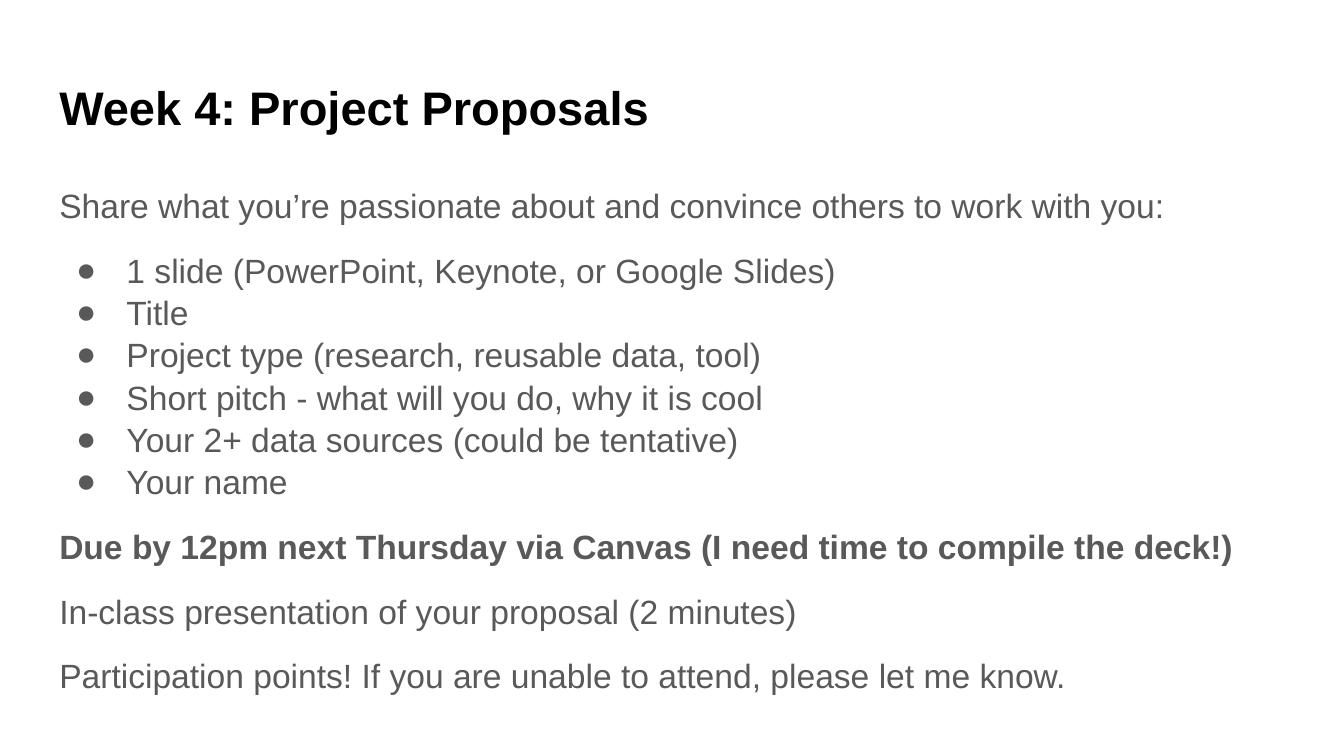
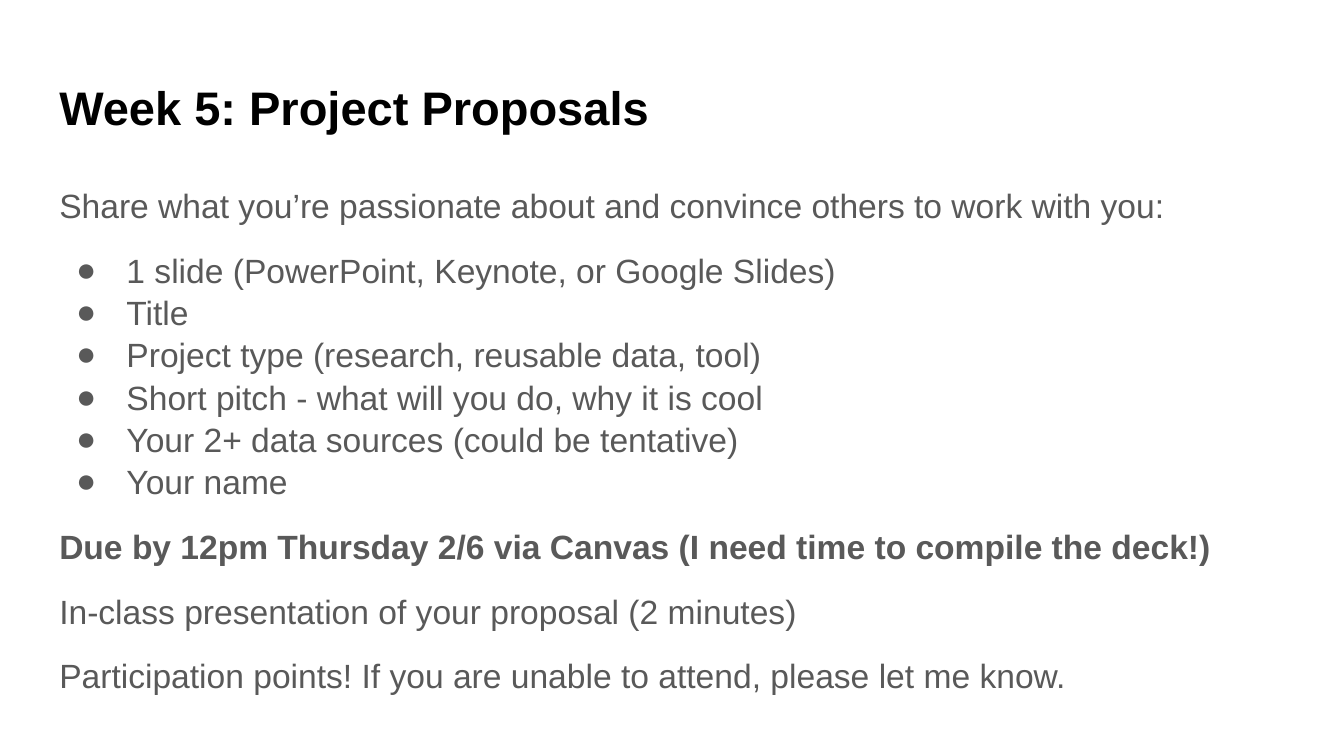
Before and after one commit to UWDATA515/lecture-materials, a slide deck: slide 10 of 03/DATA515_03_Project.pptx (slide 9 before the commit). Drawn at 1344x756 pixels with LibreOffice and Linux fonts; fonts in the diff are those of the drawing; background and template pictures are left out. Boxes give left, top, right and bottom in pixels: in the first picture for what was removed or moved away, otherwise in the second. Text is boxed around its words. In the diff, an @@ line names an element or a change of style, - is before the commit and + after.

```diff
--- a/03/DATA515_03_Project.pptx
+++ b/03/DATA515_03_Project.pptx
@@ title at box(59, 91, 649, 134): text changed @@
-Week 4: Project Proposals
+Week 5: Project Proposals
@@ text at box(59, 534, 1210, 565): text changed @@
-Due by 12pm next Thursday via Canvas (I need time to compile the deck!)
+Due by 12pm Thursday 2/6 via Canvas (I need time to compile the deck!)
```
Also in this commit, not shown: 9 other slides changed, 2 slides added, 5 other files.
